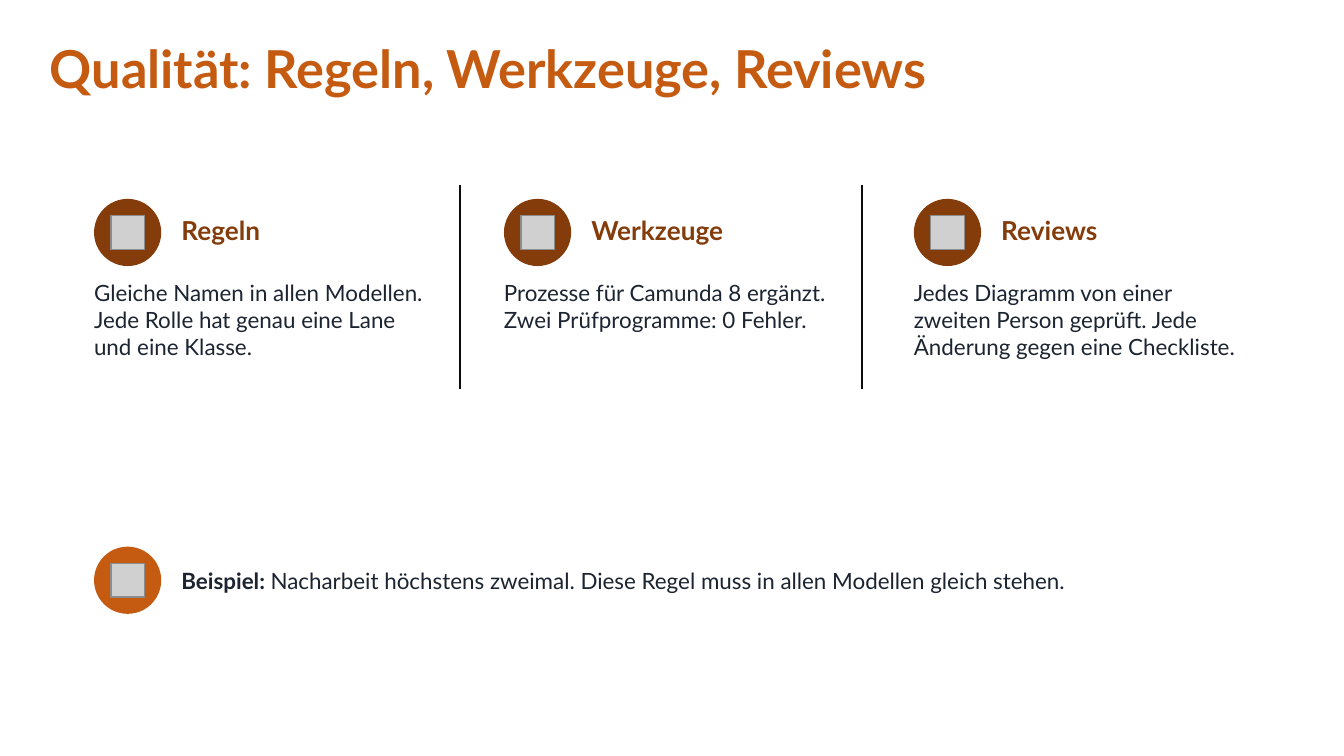
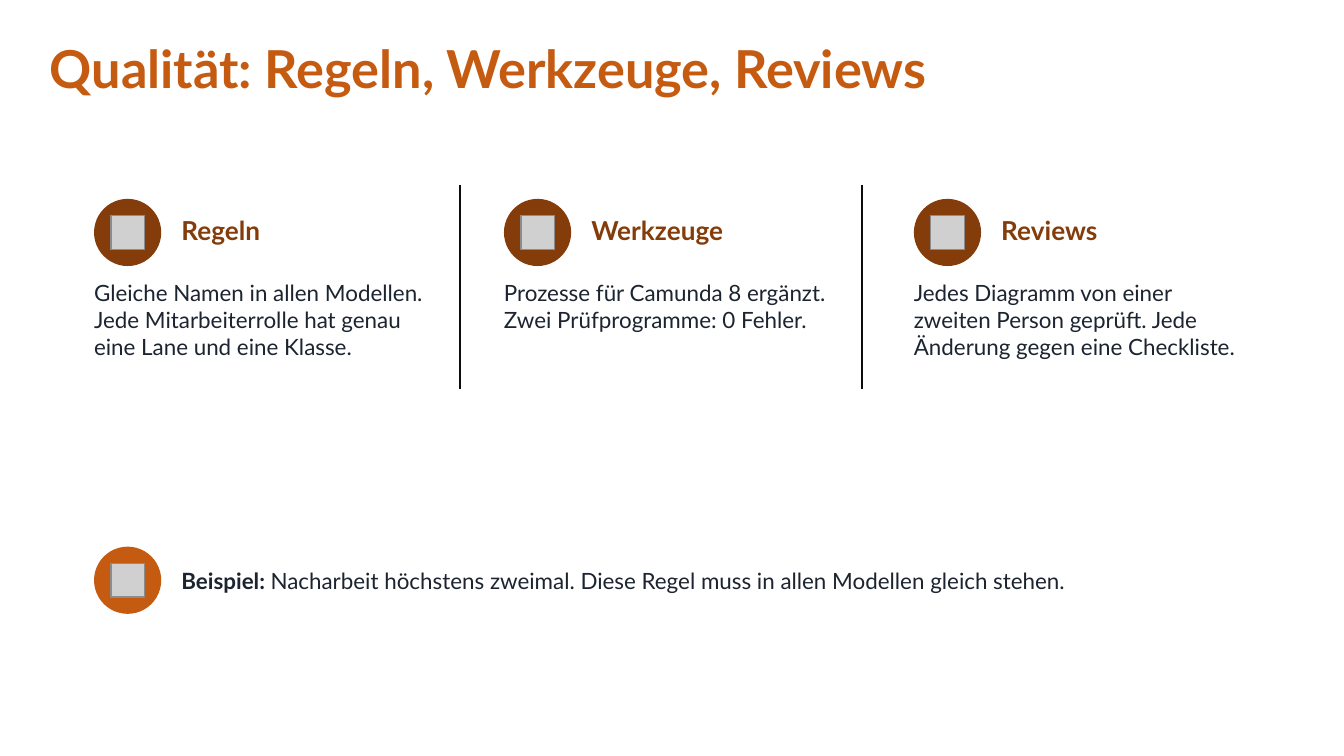
Before and after one commit to jakobschwan123-cmd/casestudy-semester-3, a slide deck: slide 16 of 4_praesentation/Abschlusspraesentation.pptx (slide 25 before the commit). Drawn at 1344x756 pixels with LibreOffice and Linux fonts; fonts in the diff are those of the drawing; grey boxes stand for pictures. Boxes give left, top, right and bottom in pixels: in the first picture for what was removed or moved away, otherwise in the second. Text is boxed around its words. In the diff, an @@ line names an element or a change of style, - is before the commit and + after.

```diff
--- a/4_praesentation/Abschlusspraesentation.pptx
+++ b/4_praesentation/Abschlusspraesentation.pptx
@@ text at bbox=[94, 284, 423, 355]: text changed @@
-Gleiche Namen in allen Modellen. Jede Rolle hat genau eine Lane und eine Klasse.
+Gleiche Namen in allen Modellen. Jede Mitarbeiterrolle hat genau eine Lane und eine Klasse.
```
Also in this commit, not shown: 7 other slides changed, 9 slides removed, 1 other file.
